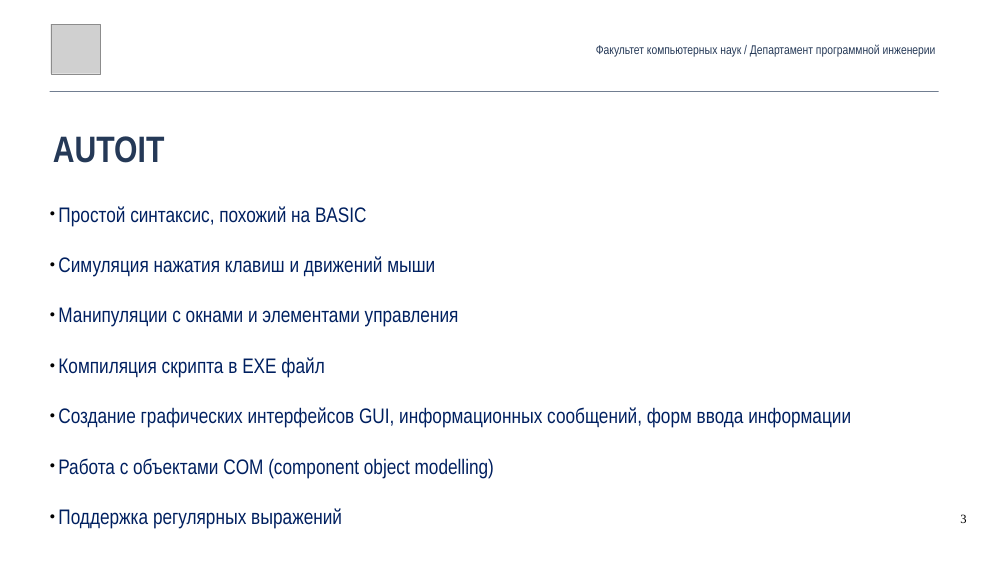
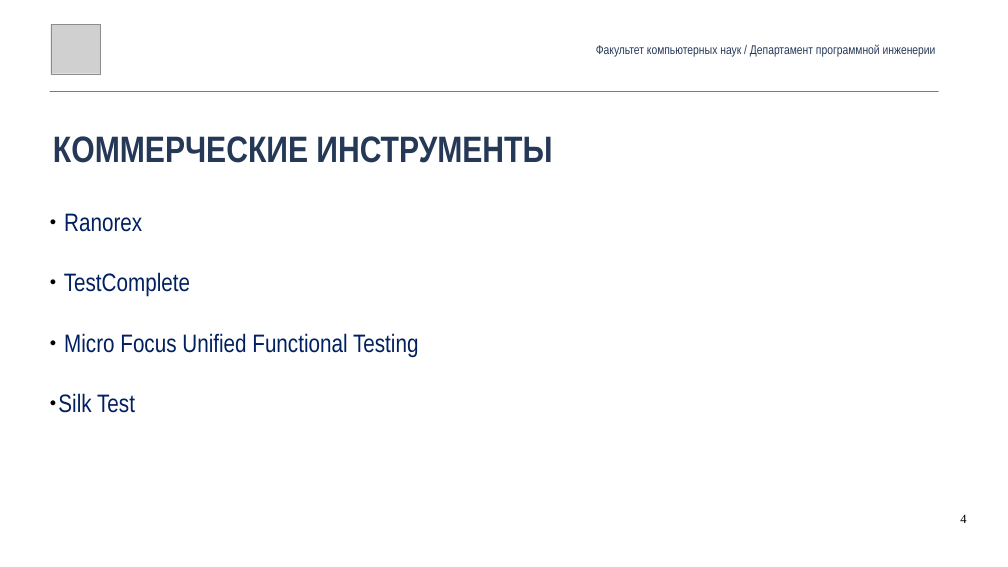
Before and after one commit to andrewt0301/qa-testing-course, a slide deck: slide 4 of seminars/seminar09/Seminar09.pptx (slide 3 before the commit). Drawn at 1008x567 pixels with LibreOffice and Linux fonts; fonts in the diff are those of the drawing; grey boxes stand for pictures. Boxes give left, top, right and bottom in pixels: in the first picture for what was removed or moved away, otherwise in the second. Text is boxed around its words. In the diff, an @@ line names an element or a change of style, - is before the commit and + after.

```diff
--- a/seminars/seminar09/Seminar09.pptx
+++ b/seminars/seminar09/Seminar09.pptx
@@ text at [53,136,552,163]: text changed @@
-AUTOIT
+КОММЕРЧЕСКИЕ ИНСТРУМЕНТЫ
@@ text at [58,213,418,413]: text changed; size 40 to 48 pt @@
-● Простой синтаксис, похожий на BASIC
-● Симуляция нажатия клавиш и движений мыши
-● Манипуляции с окнами и элементами управления
-● Компиляция скрипта в EXE файл
-● Создание графических интерфейсов GUI, информационных сообщений, форм ввода информации
-● Работа с объектами COM (component object modelling)
-● Поддержка регулярных выражений
+● Ranorex
+● TestComplete
+● Micro Focus Unified Functional Testing
+● Silk Test
@@ page number at [960,514,966,523]: text changed @@
-3
+4
```
Also in this commit, not shown: 6 other slides changed, 5 slides added, 6 slides removed, 1 other file.
